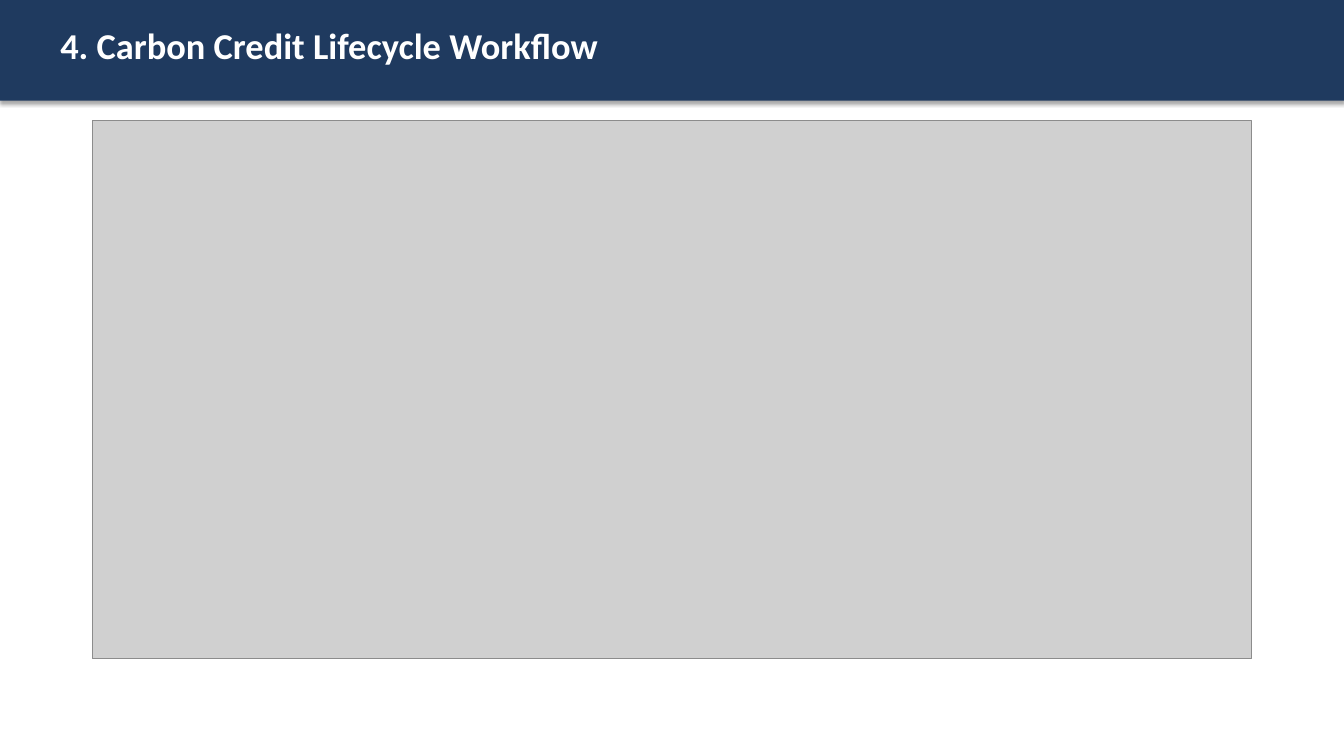
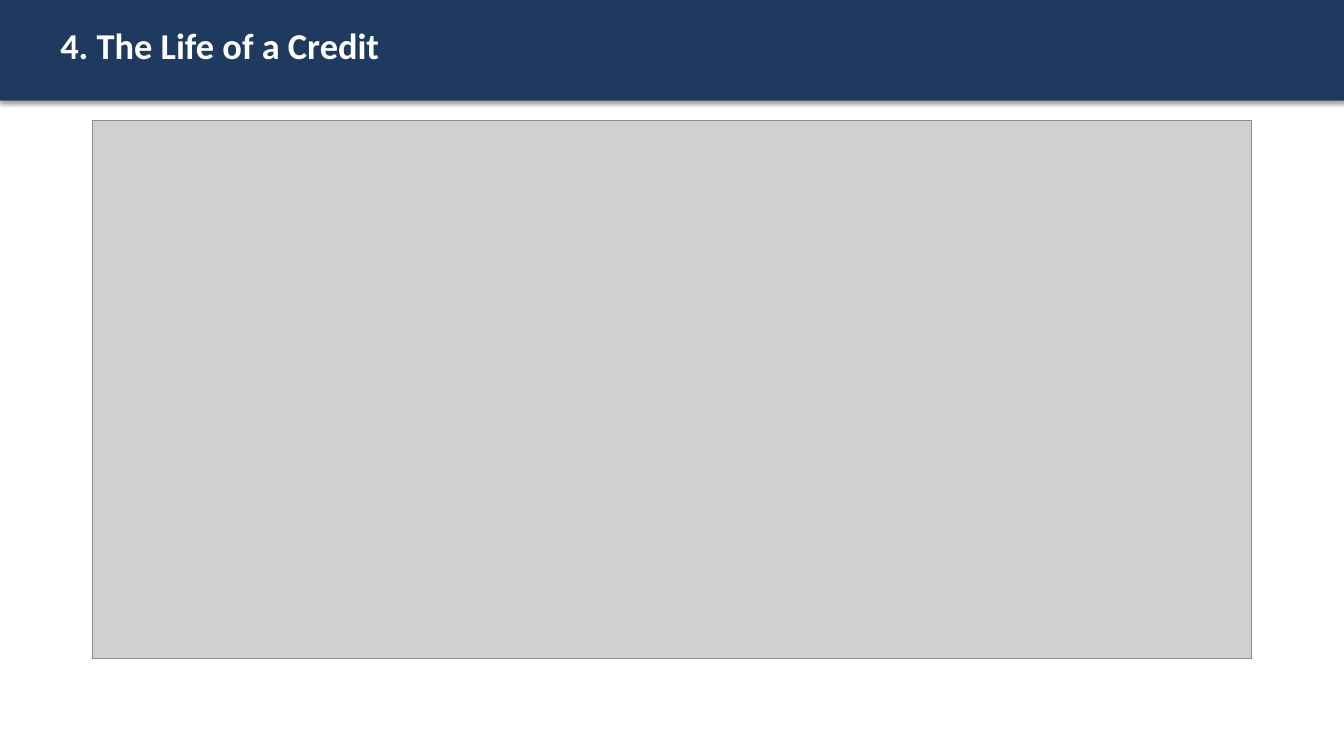
Before and after one commit to AviDhandhania/carbon-credit-blockchain, a slide deck: slide 9 of presentation/DA1_Presentation.pptx. Drawn at 1344x756 pixels with LibreOffice and Linux fonts; fonts in the diff are those of the drawing; grey boxes stand for pictures. Boxes give left, top, right and bottom in pixels: in the first picture for what was removed or moved away, otherwise in the second. Text is boxed around its words. In the diff, an @@ line names an element or a change of style, - is before the commit and + after.

```diff
--- a/presentation/DA1_Presentation.pptx
+++ b/presentation/DA1_Presentation.pptx
@@ text at [60,33,379,60]: text changed @@
-4. Carbon Credit Lifecycle Workflow
+4. The Life of a Credit
```
Also in this commit, not shown: 10 other slides changed, 3 slides added, 1 slide removed, 10 other files.
